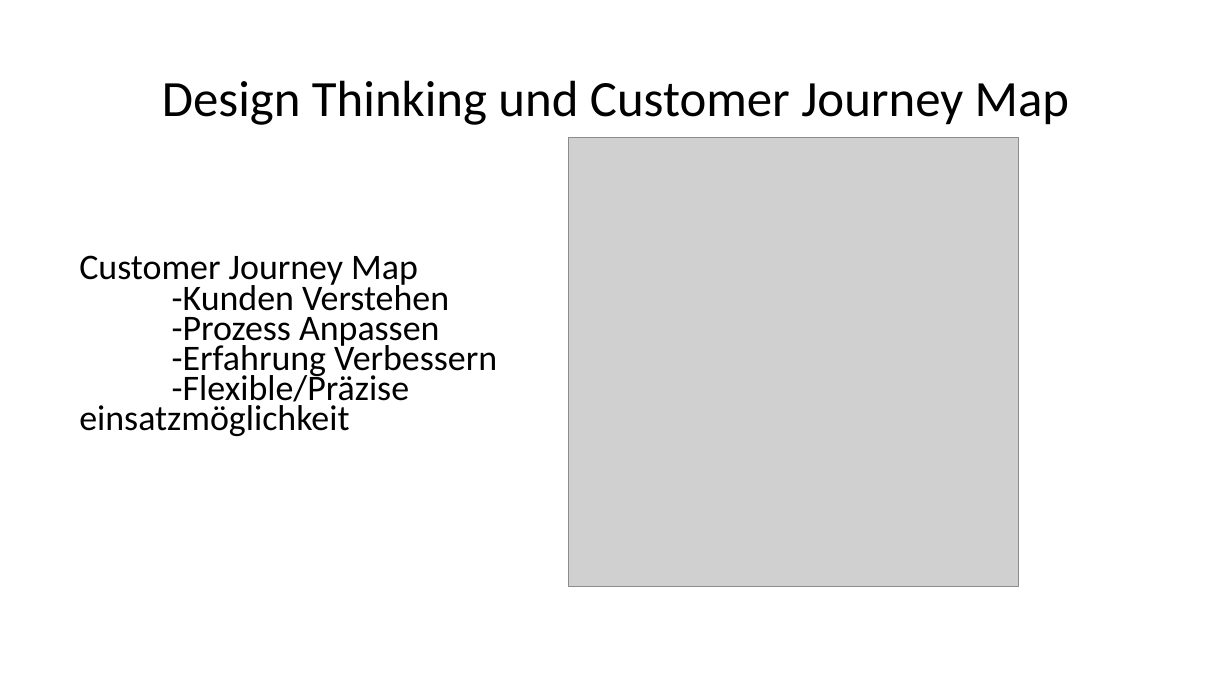
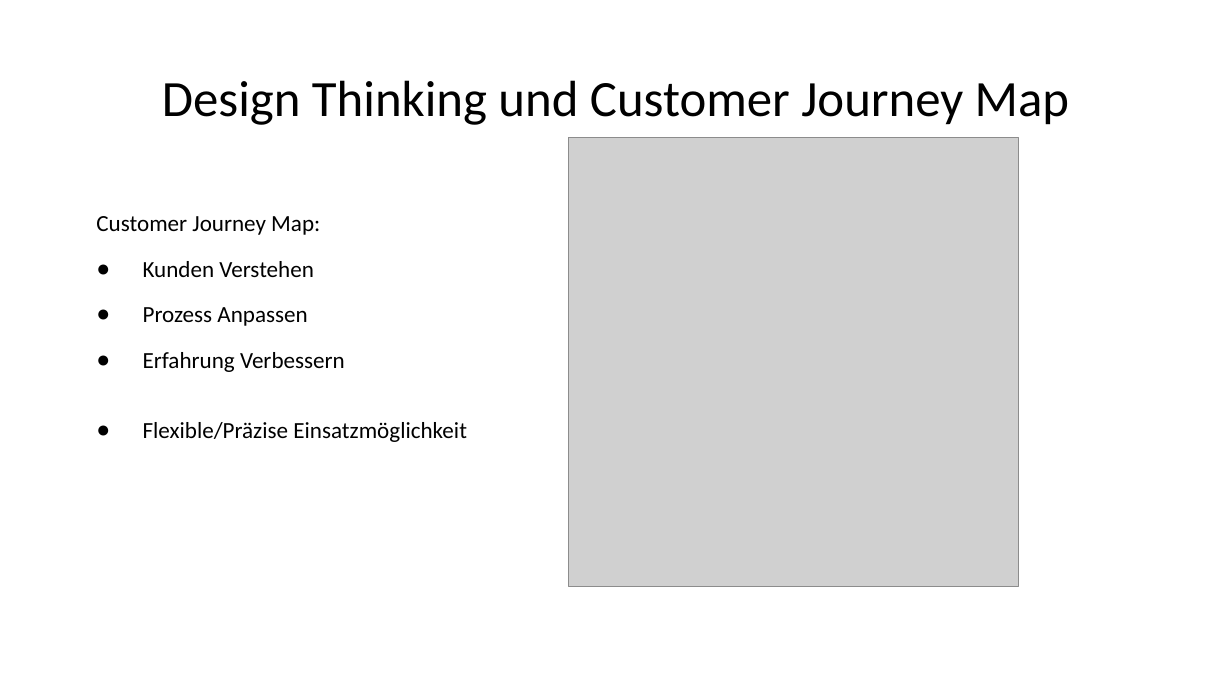
Before and after one commit to TimBoeckel/HCI-Sem-JourneyMaps, a slide deck: slide 9 of Praesentation/Präsentation_Final_Final.pptx. Drawn at 1232x693 pixels with LibreOffice and Linux fonts; fonts in the diff are those of the drawing; grey boxes stand for pictures. Boxes give left, top, right and bottom in pixels: in the first picture for what was removed or moved away, otherwise in the second. Text is boxed around its words. In the diff, an @@ line names an element or a change of style, - is before the commit and + after.

```diff
--- a/Praesentation/Präsentation_Final_Final.pptx
+++ b/Praesentation/Präsentation_Final_Final.pptx
@@ text at [96, 216, 467, 442]: text changed; size 28 to 18 pt @@
-Customer Journey Map
--Kunden Verstehen
--Prozess Anpassen
--Erfahrung Verbessern
--Flexible/Präzise einsatzmöglichkeit
+Customer Journey Map:
+● Kunden Verstehen
+● Prozess Anpassen
+● Erfahrung Verbessern
+● Flexible/Präzise Einsatzmöglichkeit
```
Also in this commit, not shown: 7 other slides changed, 1 other file.
